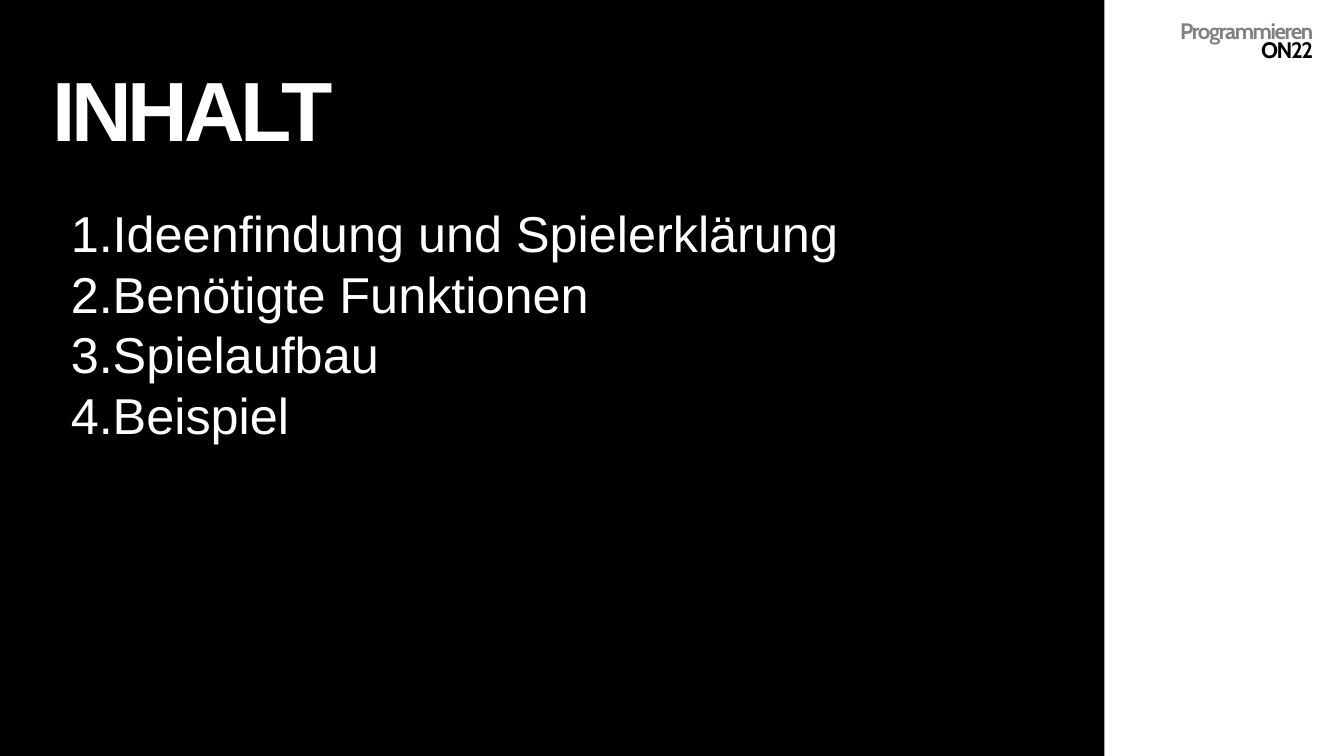
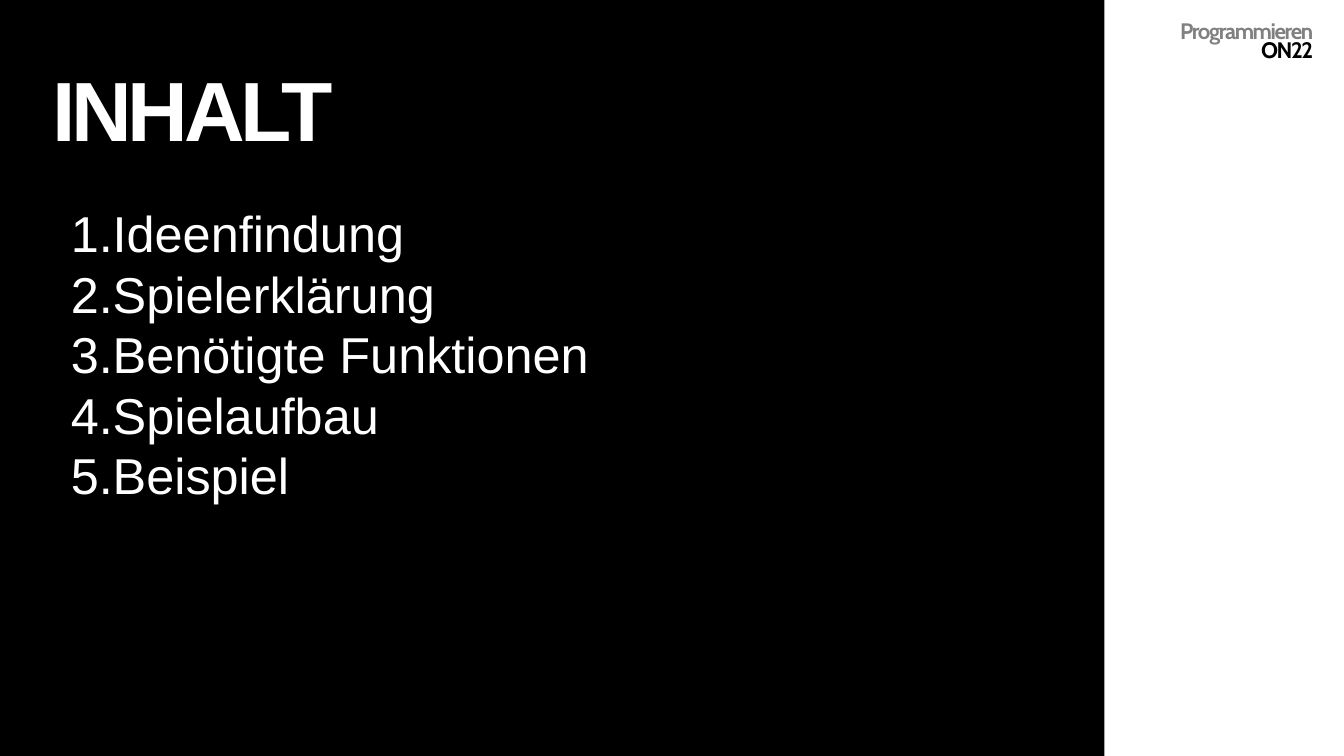
Before and after one commit to muellerValentin/programmierenON22, a slide deck: slide 2 of Präsentation Programmieren Galgenmännchen.pptx. Drawn at 1344x756 pixels with LibreOffice and Linux fonts; fonts in the diff are those of the drawing. Boxes give left, top, right and bottom in pixels: in the first picture for what was removed or moved away, otherwise in the second. Text is boxed around its words. In the diff, an @@ line names an element or a change of style, - is before the commit and + after.

```diff
--- a/Präsentation Programmieren Galgenmännchen.pptx
+++ b/Präsentation Programmieren Galgenmännchen.pptx
@@ text at (x1=71, y1=215, x2=435, y2=323): text changed @@
-1. Ideenfindung und Spielerklärung
+1. Ideenfindung
+2. Spielerklärung
```
Also in this commit, not shown: 5 slides added, 1 slide removed, 1 other file.
